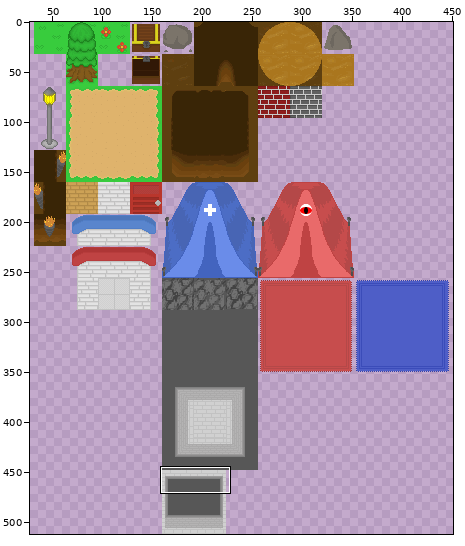
A sprite sheet gets an edit: ProjectCrusade/Content/Textures/Tiles.png. The first picture is a wide view before the edit; the outline marks the close-up.
Close-up. Before:
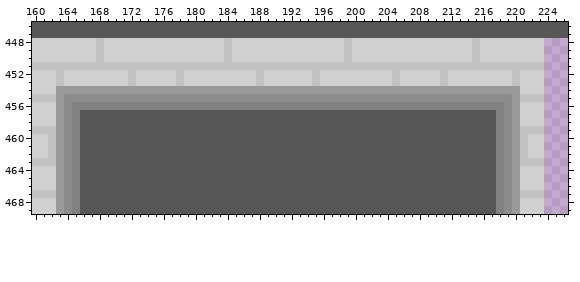
The file is 512x512 pixels. Colours within 5 levels of each other are drawn and written as one. Shown: x 160..226, y 446..469. The wide view leaves out empty margins.
Once edited:
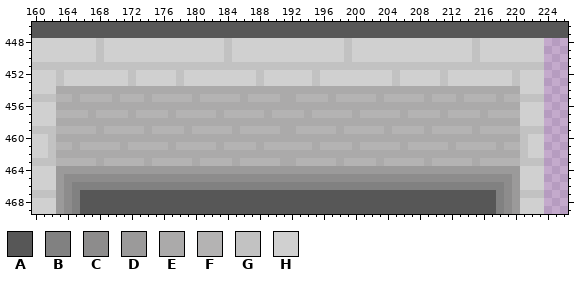
Palette (. is transparent): A #575757  B #818181  C #8d8c8c  D #9b9a9a  E #abaaaa  F #b4b3b3  G #c2c2c2  H #d0d0d0
Edits made:
Changed rows in their new state; - is an unchanged pixel.
first column x 163:
454 EEEEEEEEEEEEEEEEEEEEEEEEEEEEEEEEEEEEEEEEEEEEEEEEEEEEEEEEEE
455 FFEFFFFEFFFEFFFFFEFFFFFEFFFFEEFFFFEFFFFFEFFFFFEFFFEFFFFEFF
456 EEEEEEEEEEEEEEEEEEEEEEEEEEEEEEEEEEEEEEEEEEEEEEEEEEEEEEEEEE
457 FFFFEFFFFEFFFFEFFFFFEFFFFFEFFFFEFFFFFEFFFFFEFFFFEFFFFEFFFF
458 EEEEEEEEEEEEEEEEEEEEEEEEEEEEEEEEEEEEEEEEEEEEEEEEEEEEEEEEEE
459 FFFFFEFFFFFEFFFFEFFFFFEFFFFFEEFFFFFEFFFFFEFFFFEFFFFFEFFFFF
460 EEEEEEEEEEEEEEEEEEEEEEEEEEEEEEEEEEEEEEEEEEEEEEEEEEEEEEEEEE
461 FFEFFFFFEFFFFFEFFFFFEFFFFEFFFFFFEFFFFEFFFFFEFFFFFEFFFFFEFF
462 EEEEEEEEEEEEEEEEEEEEEEEEEEEEEEEEEEEEEEEEEEEEEEEEEEEEEEEEEE
463 FFFFFEFFFFFEFFFFFEFFFFEFFFFFEEFFFFFEFFFFEFFFFFEFFFFFEFFFFF
464 -DDDDDDDDDDDDDDDDDDDDDDDDDDDDDDDDDDDDDDDDDDDDDDDDDDDDDDDD-
465 --CCCCCCCCCCCCCCCCCCCCCCCCCCCCCCCCCCCCCCCCCCCCCCCCCCCCCC--
466 ---BBBBBBBBBBBBBBBBBBBBBBBBBBBBBBBBBBBBBBBBBBBBBBBBBBBB---
Pixel boxes of the changes (left, top, right, bottom) in both close-ups:
changed: (56, 86, 520, 190)
